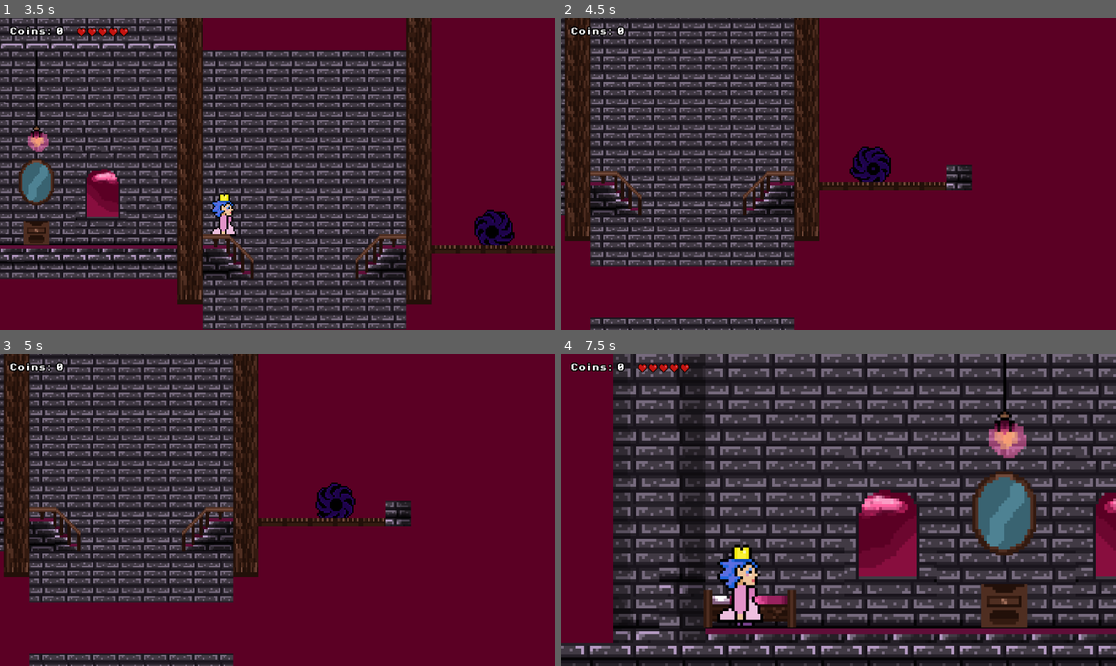
Above: before the commit, frames 1-4 (two rows, left to right).
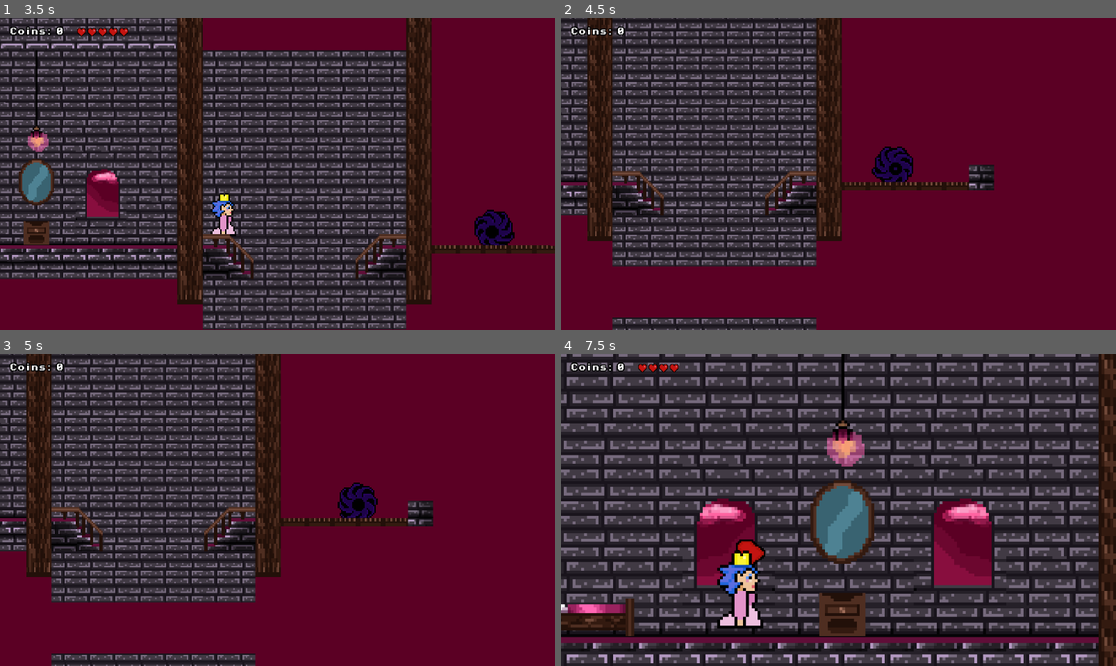
Above: after the commit, the same moments.

Repository: Gert1337/Game1
Game: Godot game, scene res://scenes/game.tscn
The game is run twice, just before and just after one commit, with the same random seed, the same clock (stepped at 60 frames per second) and the same inputs.
Inputs:
- Up to frame 1 (3.5 s): hold Right (move_right) 0.53-2.03 s; tap Z (shoot) every 0.75 s from 0.6 to 2.85 s; tap Space (jump) at 0.77, 1.52, 3.02 s; hold Left (move_left) 2.03-2.78 s; hold Right (move_right) from 2.78 s (still down)
- Up to frame 2 (4.5 s): tap Z (shoot) at 3.6, 4.35 s; tap Space (jump) at 3.77 s; release Right (move_right) at 4.28 s; hold Left (move_left) from 4.28 s (still down)
- Up to frame 3 (5 s): keep holding Left (move_left); tap Space (jump) at 4.52 s
- Up to frame 4 (7.5 s): release Left (move_left) at 5.03 s; hold Right (move_right) 5.03-5.78 s; tap Z (shoot) every 0.75 s from 5.1 to 7.35 s; hold Left (move_left) 5.78-7.28 s; tap Space (jump) at 6.02, 6.77 s; hold Right (move_right) from 7.28 s (still down)

Frame 1 is identical in both runs. In frame 2, 21% of the frame differs, in the area x 0-79%, y 0-100%; in frame 3, 21%; in frame 4, 83%, in the area x 0-100%, y 0-100%.

Commit message:
fixed timer iissues, timer now set in the player. and the dying is always handle by the player now

Diff:
--- a/scenes/green_slime.tscn
+++ b/scenes/green_slime.tscn
@@ -643,9 +643,7 @@
 [node name="AnimatedSprite2D" type="AnimatedSprite2D" parent="."]
 position = Vector2(0, -6)
 sprite_frames = SubResource("SpriteFrames_kq38r")
-animation = &"dying"
 autoplay = "default"
-frame_progress = 0.45326
 
 [node name="SelfCritisismSounds" type="AudioStreamPlayer2D" parent="AnimatedSprite2D"]
 position = Vector2(4, 2)
--- a/scenes/killzone_critisis_monster.tscn
+++ b/scenes/killzone_critisis_monster.tscn
@@ -8,11 +8,6 @@
 [node name="Killzone" type="Area2D"]
 collision_mask = 2
 script = ExtResource("1_pmyw2")
-
-[node name="Timer" type="Timer" parent="."]
-process_callback = 0
-wait_time = 3.001
-one_shot = true
 
 [node name="CollisionShape2D" type="CollisionShape2D" parent="."]
 position = Vector2(-16, -3)
@@ -27,4 +22,3 @@
 target_position = Vector2(-9, 0)
 
 [connection signal="body_entered" from="." to="." method="_on_body_entered"]
-[connection signal="timeout" from="Timer" to="." method="_on_timer_timeout" flags=6]
--- a/scenes/player.tscn
+++ b/scenes/player.tscn
@@ -8,6 +8,106 @@
 [ext_resource type="AudioStream" uid="uid://b14wlwr1fwuj2" path="res://assets/sounds/You talk to much.wav" id="6_fjrip"]
 [ext_resource type="AudioStream" uid="uid://ddxliak10eagp" path="res://assets/sounds/Ill need to find some more hearts.wav" id="7_fjrip"]
 
+[sub_resource type="AtlasTexture" id="AtlasTexture_fulsm"]
+atlas = ExtResource("2_qhqgy")
+region = Rect2(704, 0, 32, 32)
+
+[sub_resource type="AtlasTexture" id="AtlasTexture_ke2ow"]
+atlas = ExtResource("2_qhqgy")
+region = Rect2(736, 0, 32, 32)
+
+[sub_resource type="AtlasTexture" id="AtlasTexture_ujl30"]
+atlas = ExtResource("2_qhqgy")
+region = Rect2(768, 0, 32, 32)
+
+[sub_resource type="AtlasTexture" id="AtlasTexture_31cv2"]
+atlas = ExtResource("2_qhqgy")
+region = Rect2(800, 0, 32, 32)
+
+[sub_resource type="AtlasTexture" id="AtlasTexture_pf23h"]
+atlas = ExtResource("2_qhqgy")
+region = Rect2(832, 0, 32, 32)
+
+[sub_resource type="AtlasTexture" id="AtlasTexture_dt7fs"]
+atlas = ExtResource("2_qhqgy")
+region = Rect2(864, 0, 32, 32)
+
+[sub_resource type="AtlasTexture" id="AtlasTexture_wqfne"]
+atlas = ExtResource("2_qhqgy")
+region = Rect2(896, 0, 32, 32)
+
+[sub_resource type="AtlasTexture" id="AtlasTexture_wnwbv"]
+atlas = ExtResource("2_qhqgy")
+region = Rect2(928, 0, 32, 32)
+
+[sub_resource type="AtlasTexture" id="AtlasTexture_gl8cc"]
+atlas = ExtResource("2_qhqgy")
+region = Rect2(960, 0, 32, 32)
+
+[sub_resource type="AtlasTexture" id="AtlasTexture_487ah"]
+atlas = ExtResource("2_qhqgy")
+region = Rect2(992, 0, 32, 32)
+
+[sub_resource type="AtlasTexture" id="AtlasTexture_md1ol"]
+atlas = ExtResource("2_qhqgy")
+region = Rect2(1024, 0, 32, 32)
+
+[sub_resource type="AtlasTexture" id="AtlasTexture_bj30b"]
+atlas = ExtResource("2_qhqgy")
+region = Rect2(1056, 0, 32, 32)
+
+[sub_resource type="AtlasTexture" id="AtlasTexture_jc3p3"]
+atlas = ExtResource("2_qhqgy")
+region = Rect2(1088, 0, 32, 32)
+
+[sub_resource type="AtlasTexture" id="AtlasTexture_hax0n"]
+atlas = ExtResource("2_qhqgy")
+region = Rect2(1120, 0, 32, 32)
+
+[sub_resource type="AtlasTexture" id="AtlasTexture_t4otl"]
+atlas = ExtResource("2_qhqgy")
+region = Rect2(1152, 0, 32, 32)
+
+[sub_resource type="AtlasTexture" id="AtlasTexture_j2b1d"]
+atlas = ExtResource("2_qhqgy")
+region = Rect2(1184, 0, 32, 32)
+
+[sub_resource type="AtlasTexture" id="AtlasTexture_cs1tg"]
+atlas = ExtResource("2_qhqgy")
+region = Rect2(1216, 0, 32, 32)
+
+[sub_resource type="AtlasTexture" id="AtlasTexture_2dvfe"]
+atlas = ExtResource("2_qhqgy")
+region = Rect2(1248, 0, 32, 32)
+
+[sub_resource type="AtlasTexture" id="AtlasTexture_giy8y"]
+atlas = ExtResource("2_qhqgy")
+region = Rect2(1280, 0, 32, 32)
+
+[sub_resource type="AtlasTexture" id="AtlasTexture_fdfoy"]
+atlas = ExtResource("2_qhqgy")
+region = Rect2(1312, 0, 32, 32)
+
+[sub_resource type="AtlasTexture" id="AtlasTexture_hhpqf"]
+atlas = ExtResource("2_qhqgy")
+region = Rect2(1344, 0, 32, 32)
+
+[sub_resource type="AtlasTexture" id="AtlasTexture_g5jhy"]
+atlas = ExtResource("2_qhqgy")
+region = Rect2(1376, 0, 32, 32)
+
+[sub_resource type="AtlasTexture" id="AtlasTexture_holxr"]
+atlas = ExtResource("2_qhqgy")
+region = Rect2(1408, 0, 32, 32)
+
+[sub_resource type="AtlasTexture" id="AtlasTexture_mx1m4"]
+atlas = ExtResource("2_qhqgy")
+region = Rect2(1440, 0, 32, 32)
+
+[sub_resource type="AtlasTexture" id="AtlasTexture_4gjji"]
+atlas = ExtResource("2_qhqgy")
+region = Rect2(1472, 0, 32, 32)
+
 [sub_resource type="AtlasTexture" id="AtlasTexture_dqkch"]
 atlas = ExtResource("2_qhqgy")
 region = Rect2(0, 0, 32, 32)
@@ -98,6 +198,86 @@
 
 [sub_resource type="SpriteFrames" id="SpriteFrames_tuyoq"]
 animations = [{
+"frames": [{
+"duration": 1.0,
+"texture": SubResource("AtlasTexture_fulsm")
+}, {
+"duration": 1.0,
+"texture": SubResource("AtlasTexture_ke2ow")
+}, {
+"duration": 1.0,
+"texture": SubResource("AtlasTexture_ujl30")
+}, {
+"duration": 1.0,
+"texture": SubResource("AtlasTexture_31cv2")
+}, {
+"duration": 1.0,
+"texture": SubResource("AtlasTexture_pf23h")
+}, {
+"duration": 1.0,
+"texture": SubResource("AtlasTexture_dt7fs")
+}, {
+"duration": 1.0,
+"texture": SubResource("AtlasTexture_wqfne")
+}, {
+"duration": 1.0,
+"texture": SubResource("AtlasTexture_wnwbv")
+}, {
+"duration": 1.0,
+"texture": SubResource("AtlasTexture_gl8cc")
+}, {
+"duration": 1.0,
+"texture": SubResource("AtlasTexture_487ah")
+}, {
+"duration": 1.0,
+"texture": SubResource("AtlasTexture_md1ol")
+}, {
+"duration": 1.0,
+"texture": SubResource("AtlasTexture_bj30b")
+}, {
+"duration": 1.0,
+"texture": SubResource("AtlasTexture_jc3p3")
+}, {
+"duration": 1.0,
+"texture": SubResource("AtlasTexture_hax0n")
+}, {
+"duration": 1.0,
+"texture": SubResource("AtlasTexture_t4otl")
+}, {
+"duration": 1.0,
+"texture": SubResource("AtlasTexture_j2b1d")
+}, {
+"duration": 1.0,
+"texture": SubResource("AtlasTexture_cs1tg")
+}, {
+"duration": 1.0,
+"texture": SubResource("AtlasTexture_2dvfe")
+}, {
+"duration": 1.0,
+"texture": SubResource("AtlasTexture_giy8y")
+}, {
+"duration": 1.0,
+"texture": SubResource("AtlasTexture_fdfoy")
+}, {
+"duration": 1.0,
+"texture": SubResource("AtlasTexture_hhpqf")
+}, {
+"duration": 1.0,
+"texture": SubResource("AtlasTexture_g5jhy")
+}, {
+"duration": 1.0,
+"texture": SubResource("AtlasTexture_holxr")
+}, {
+"duration": 1.0,
+"texture": SubResource("AtlasTexture_mx1m4")
+}, {
+"duration": 1.0,
+"texture": SubResource("AtlasTexture_4gjji")
+}],
+"loop": false,
+"name": &"dying",
+"speed": 10.0
+}, {
 "frames": [{
 "duration": 1.0,
 "texture": SubResource("AtlasTexture_dqkch")
@@ -272,22 +452,10 @@
 tracks/0/type = "value"
 tracks/0/imported = false
 tracks/0/enabled = true
-tracks/0/path = NodePath("../AnimatedSprite2D:self_modulate")
+tracks/0/path = NodePath("../DiedSound:playing")
 tracks/0/interp = 1
 tracks/0/loop_wrap = true
 tracks/0/keys = {
-"times": PackedFloat32Array(0, 0.0666667, 0.166667),
-"transitions": PackedFloat32Array(1, 1, 1),
-"update": 0,
-"values": [Color(1, 1, 1, 1), Color(1, 0.044915, 0.840351, 1), Color(1, 0.04, 0.04, 1)]
-}
-tracks/1/type = "value"
-tracks/1/imported = false
-tracks/1/enabled = true
-tracks/1/path = NodePath("../DiedSound:playing")
-tracks/1/interp = 1
-tracks/1/loop_wrap = true
-tracks/1/keys = {
 "times": PackedFloat32Array(0),
 "transitions": PackedFloat32Array(1),
 "update": 1,
@@ -367,10 +535,8 @@
 [node name="AnimatedSprite2D" type="AnimatedSprite2D" parent="."]
 position = Vector2(-1, -15)
 sprite_frames = SubResource("SpriteFrames_tuyoq")
-animation = &"lifting"
+animation = &"dying"
 autoplay = "idle"
-frame = 3
-frame_progress = 1.0
 
 [node name="CollisionShape2D" type="CollisionShape2D" parent="."]
 position = Vector2(0, -5)
--- a/scripts/killzone_floor.gd
+++ b/scripts/killzone_floor.gd
@@ -9,18 +9,4 @@
 	GameManager.loose_life(GameManager.health) # Opdater score og health
 	print("GameManager health:", GameManager.health)
 	if GameManager.health <= 0:
-		Engine.time_scale = ENGINE_TIMESCALE_SLOWED
-		print("GameManager health:", GameManager.health)
 		body.get_node("CollisionShape2D").queue_free()
-		timer.start()
-
-
-
-
-
-func _on_timer_timeout() -> void:
-	get_tree().reload_current_scene()
-	Engine.time_scale = ENGINE_TIMESCALE_DEFAULT
-	GameManager.health = 5
-	GameManager.score = 0
-	GameManager.update_health_display()
--- a/scripts/killzone_monster.gd
+++ b/scripts/killzone_monster.gd
@@ -2,7 +2,6 @@
 
 const ENGINE_TIMESCALE_SLOWED = 0.5
 const ENGINE_TIMESCALE_DEFAULT = 1
-@onready var timer: Timer = $Timer
 var health = 2
 @onready var animation_player: AnimationPlayer = $"../AnimationPlayer"
 @onready var self_critisism_sounds: AudioStreamPlayer2D = $"../AnimatedSprite2D/SelfCritisismSounds"
@@ -15,24 +14,7 @@
 func _on_body_entered(body: Node2D) -> void:
 	GameManager.loose_life(1) # Opdater score og health
 	if GameManager.health <= 0:
-		Engine.time_scale = ENGINE_TIMESCALE_SLOWED
-		self_critisism_sounds.queue_free()
+		if self_critisism_sounds:
+			self_critisism_sounds.queue_free()
 		animation_player.play("Victory")
 		animated_monster_sprite.play("Victory")
-		body.get_node("CollisionShape2D").queue_free()
-		timer.start()
-
-
-
-func _on_timer_timeout() -> void:
-	get_tree().reload_current_scene()
-	Engine.time_scale = ENGINE_TIMESCALE_DEFAULT
-	GameManager.health = 5
-	GameManager.score = 0
-	GameManager.update_health_display()
-
-func take_damage() -> void:
-	health -= 1
-	print("Monster hit! Health is now: ", health)
-	if health <= 0:
-		queue_free()
--- a/scripts/player.gd
+++ b/scripts/player.gd
@@ -6,6 +6,8 @@
 const ACCELARATION = 600.0
 const FRICTION = 600.0
 const HEART_BULLET = preload("res://scenes/heart_bullet.tscn")
+const ENGINE_TIMESCALE_SLOWED = 0.5
+const ENGINE_TIMESCALE_DEFAULT = 1
 var can_shoot = true
 var fire_rate = 0.5  # Adjust shooting speed
 var player_direction = Vector2.RIGHT
@@ -105,14 +107,25 @@
 			player_sprite.play("run")
 
 func _on_player_took_damage():
-		if GameManager.health > 0 and shooting != true:
+		if GameManager.health > 0 and not shooting:
 			animation_player.play("hurt")
-		elif  GameManager.health > 0 and shooting == true:
+		elif  GameManager.health > 0 and shooting:
 			animation_player.play("shooting")
 		else:
+				Engine.time_scale = ENGINE_TIMESCALE_SLOWED
 				animation_player.play("died")
-				speed = 0
-
+				player_sprite.stop()
+				player_sprite.play("dying")
+				print("dying")
+				velocity = Vector2.ZERO
+				set_physics_process(false)  # Stop physics processing
+				print(player_sprite.sprite_frames.get_animation_names(), "Playing dying animation:", player_sprite.animation)
+				await get_tree().create_timer(1.5).timeout  # Wait before restarting
+				get_tree().reload_current_scene()
+				Engine.time_scale = ENGINE_TIMESCALE_DEFAULT
+				GameManager.health = 5
+				GameManager.score = 0
+				GameManager.update_health_display()
 
 func shoot():
 	can_shoot = false
Binary file changed: assets/sprites/Princess.png
Not shown: 1 places in scenes/player.tscn that only renumber resources
